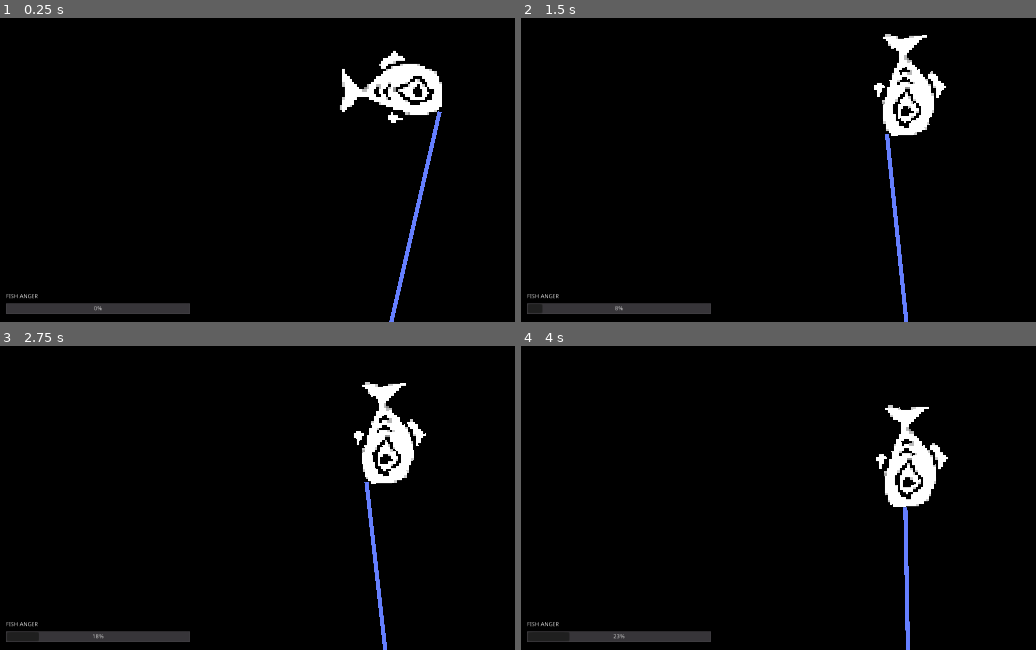
Above: before the commit, frames 1-4 (two rows, left to right).
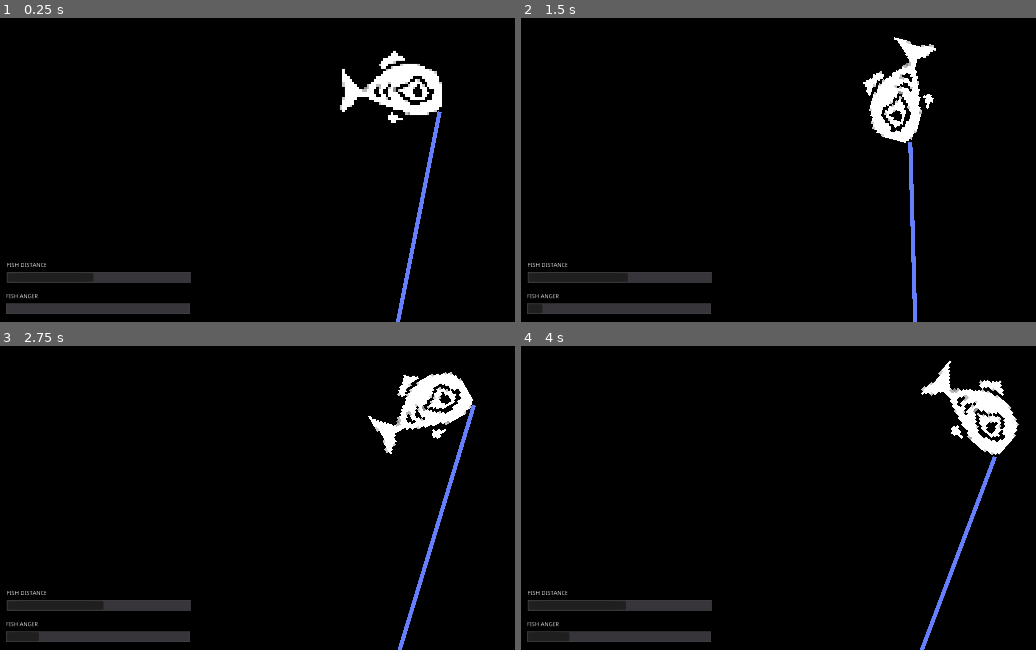
Above: after the commit, the same moments.

Repository: henryTschudy/AnglersDeep
Game: Godot game, scene res://scenes/reel_scene.tscn
The game is run twice, just before and just after one commit, with the same random seed, the same clock (stepped at 60 frames per second) and the same inputs. This scene is started directly instead of the project's main scene.
Inputs (mouse positions are in pixels of both pictures, inside the frame that each line leads up to):
- Up to frame 1 (0.25 s): no input
- Up to frame 2 (1.5 s): tap Enter at 0.5 s; move the mouse to (outside the picture) at 0.52 s; press the mouse at (outside the picture) at 0.53 s; hold D (move_right) 0.53-1.25 s; release the mouse at (outside the picture) at 1.25 s; drag from (757, 118) to (881, 188) at 1.27 s
- Up to frame 3 (2.75 s): move the mouse to (outside the picture) at 2.02 s; press the mouse at (outside the picture) at 2.03 s; hold D (move_right) from 2.03 s (still down)
- Up to frame 4 (4 s): release D (move_right) at 2.75 s; release the mouse at (outside the picture) at 2.75 s; drag from (881, 516) to (680, 358) at 2.77 s; move the mouse to (outside the picture) at 3.52 s; hold A (move_left) from 3.53 s (still down); hold Space (move_stop) from 3.53 s (still down); click (outside the picture) at 3.8 s

The runs differ from the first frame. In frame 1, 2.2% of the frame differs, in the area x 1-86%, y 32-100%; in frame 2, 4.6%; in frame 3, 6.2%; in frame 4, 6.6%, in the area x 1-97%, y 4-100%.

Commit message:
reeling game fixed in overworld, made fish movement a bit nicer
I also changed winning and losing to be based on distance rather than screen edges since I've been getting the impression people would prefer that and added a distance meter so it's readable.  I think win conditions are working properly,  but it needs more testing. Still haven't figured out the slingshot problem.

Diff:
--- a/scenes/reel_scene.tscn
+++ b/scenes/reel_scene.tscn
@@ -40,20 +40,24 @@
 }
 
 [node name="fish_swim_timer" type="Timer" parent="fish"]
+wait_time = 0.75
 autostart = true
 __meta__ = {
 "_editor_description_": "sets the speed at which the fish changes directions"
 }
 
 [node name="line" type="Line2D" parent="."]
-position = Vector2( 628.99, 558.355 )
-points = PoolVector2Array( 305.198, 564.015, 429.948, 12.7706 )
+points = PoolVector2Array( 952, 1119, 1064, 570 )
+__meta__ = {
+"_editor_description_": "Move the points, NOT the whole object, or you will cause issues with the win condition! Position shoud remain at (0,0)."
+}
 
 [node name="fish_anger_bar" type="ProgressBar" parent="."]
 margin_left = 17.0
 margin_top = 1033.0
 margin_right = 463.0
 margin_bottom = 1063.0
+percent_visible = false
 __meta__ = {
 "_edit_use_anchors_": false
 }
@@ -67,3 +71,23 @@
 __meta__ = {
 "_edit_use_anchors_": false
 }
+
+[node name="fish_distance_bar" type="ProgressBar" parent="."]
+margin_left = 19.0
+margin_top = 958.0
+margin_right = 465.0
+margin_bottom = 988.0
+percent_visible = false
+__meta__ = {
+"_edit_use_anchors_": false
+}
+
+[node name="RichTextLabel" type="RichTextLabel" parent="fish_distance_bar"]
+margin_left = 1.83778
+margin_top = -20.9996
+margin_right = 152.838
+margin_bottom = -0.999634
+text = "FISH DISTANCE"
+__meta__ = {
+"_edit_use_anchors_": false
+}
--- a/scenes/slingshot_scene.tscn
+++ b/scenes/slingshot_scene.tscn
@@ -47,4 +47,3 @@
 shape = SubResource( 2 )
 
 [node name="Camera2D" type="Camera2D" parent="."]
-current = true
--- a/scripts/fish.gd
+++ b/scripts/fish.gd
@@ -1,17 +1,24 @@
 extends KinematicBody2D
 
 var FISH_ANGER_INCREMENT = 10
+var FISH_TURN_SLOWNESS = 5
+var FISH_AWAY_TENDENCY = 0.5 #tendency for the fish to swim away from the line, keep this number pretty low
+var WIN_DISTANCE = 150
+var LOSS_DISTANCE = 1000
 
 onready var fish_state_timer = get_node("fish_state_timer")
 onready var fish_swim_timer = get_node("fish_swim_timer")
+onready var line = get_node("../line")
 
 var screen_size = Vector2(0,0)
 
+var hook_offset_base_y = 0
 var hook_offset = Vector2(0,0)
 var reel_state = false
 
 var fish_type
 
+var fish_direction_target
 var fish_direction
 var fish_speed
 var fish_anger
@@ -21,13 +28,15 @@
 
 # Called when the node enters the scene tree for the first time.
 func _ready():
-	screen_size.x = get_viewport().get_visible_rect().size.x # Get width
-	screen_size.y = get_viewport().get_visible_rect().size.y # Get height
+	screen_size.x = get_viewport().get_visible_rect().size.x #* get_parent().scale # Get width
+	screen_size.y = get_viewport().get_visible_rect().size.y #* get_parent().scale # Get height
 
 	hook_offset = Vector2(100, 35)
+	hook_offset_base_y = hook_offset.y
 	fish_state_timer.connect("timeout",self,"on_fish_state_timer_timeout")
 	fish_swim_timer.connect("timeout",self,"on_fish_swim_timer_timeout")
 	fish_direction = Vector2(0,0)
+	fish_direction_target = Vector2(0,0)
 	fish_speed = 1
 	fish_anger = 0
 
@@ -44,8 +53,9 @@
 		fish_swim()
 
 func fish_swim():
+	fish_direction = (fish_direction + fish_direction_target/FISH_TURN_SLOWNESS).normalized()
 	move_fish(fish_speed, fish_direction)
-	check_offscreen()
+	check_win_loss_condition()
 
 func fish_get_dragged():
 	move_fish(fish_speed, fish_direction)
@@ -54,8 +64,13 @@
 func move_fish(move_speed, move_direction):
 	#print(move_speed)
 	#print(move_direction)
+	if fish_direction.x < 0:
+		set_fish_flipped(true)
+	else:
+		set_fish_flipped(false)
+
 	rotation = move_direction.angle()
-	move_and_slide(move_speed*move_direction)
+	move_and_slide(get_parent().scale.x * move_speed*move_direction)
 
 func on_fish_state_timer_timeout():
 	reel_state = !reel_state
@@ -68,17 +83,20 @@
 
 func on_fish_swim_timer_timeout():
 	#print(fish_swim_timer.paused)
-	fish_direction = Vector2( rand_range(0,2)-1, rand_range(0,2)-rand_range(1,3) ).normalized() #tendency to go upward
+	#fish_direction = Vector2( rand_range(0,2)-1, rand_range(0,2)-rand_range(1,3) ).normalized() #tendency to go upward
+	var fish_direction_target_base = ( Vector2(rand_range(-1,1), rand_range(-1,1)) ).normalized()
+	var fish_direction_target_addon = FISH_AWAY_TENDENCY * ( position - line.points[0] ).normalized()
+	fish_direction_target = (fish_direction_target_base + fish_direction_target_addon).normalized()
 	fish_speed = rand_range(50,200)
 
-func check_offscreen(): #will need to redo this to be more flexible
+func check_win_loss_condition(): #will need to redo this to be more flexible
 	#if (position + hook_offset).x >= screen_size.x || (position + hook_offset).x <= 0:
 	#	fish_direction.x = -fish_direction.x
 	#if (position + hook_offset).y >= screen_size.y || (position + hook_offset).y <= 0:
 	#	fish_direction.y = -fish_direction.y
-	if (position + hook_offset).x >= screen_size.x || (position + hook_offset).x <= 0 || (position + hook_offset).y <= 0:
+	if get_fish_distance() > (LOSS_DISTANCE * get_parent().scale.x):
 		fish_escaped = true
-	elif (position + hook_offset).y >= screen_size.y: #for now, winning just checks if fish goes offscreen downward
+	elif get_fish_distance() < (WIN_DISTANCE * get_parent().scale.x): #for now, winning just checks fish distance from line base
 		fish_caught = true
 
 func set_fish_type(given_fish_type):
@@ -86,3 +104,13 @@
 
 func get_fish_type():
 	return fish_type
+
+func get_fish_distance():
+	return (position + hook_offset).distance_to(line.points[0]) * get_parent().scale.x
+
+func set_fish_flipped(flip_state):
+	get_node("fish_sprite").set_flip_v(flip_state)
+	if (flip_state):
+		hook_offset.y = -1*hook_offset_base_y
+	else:
+		hook_offset.y = hook_offset_base_y
--- a/scripts/reel_scene_manager.gd
+++ b/scripts/reel_scene_manager.gd
@@ -5,11 +5,12 @@
 var DRAG_SPEED = 65
 var DRAG_SPEED_SWIM = 45
 
-var screen_size = Vector2(0,0)
+#var screen_size = Vector2(0,0)
 
 onready var fishy = get_node("fish")
 onready var line = get_node("line")
 onready var fish_anger_bar = get_node("fish_anger_bar")
+onready var fish_distance_bar = get_node("fish_distance_bar")
 
 #to make fish swim in the direction it was swimming before reeling in during swim mode
 var fish_prev_direction = Vector2(0,0)
@@ -19,12 +20,15 @@
 
 # Called when the node enters the scene tree for the first time.
 func _ready():
-	screen_size.x = get_viewport().get_visible_rect().size.x # Get width
-	screen_size.y = get_viewport().get_visible_rect().size.y # Get height
+	#screen_size.x = get_viewport().get_visible_rect().size.x * get_parent().scale.x # Get width
+	#screen_size.y = get_viewport().get_visible_rect().size.y * get_parent().scale.y # Get height
+	fish_distance_bar.min_value = fishy.WIN_DISTANCE
+	fish_distance_bar.max_value = fishy.LOSS_DISTANCE
 
 # Called every frame. 'delta' is the elapsed time since the previous frame.
 func _process(delta):
-	line.points[1] = fishy.global_position + fishy.hook_offset.rotated(fishy.fish_direction.angle()) - line.global_position
+	line.points[1] = fishy.position + fishy.hook_offset.rotated(fishy.fish_direction.angle()) - line.position
+	fish_distance_bar.set_value(fishy.get_fish_distance())
 	if fishy_angry:
 		fishy.fish_anger += fishy.FISH_ANGER_INCREMENT * delta
 		fish_anger_bar.set_value(fishy.fish_anger)
@@ -37,14 +41,14 @@
 func _unhandled_input(_event):
 	if Input.is_action_pressed("reel_in"):
 		if fishy.reel_state:
-			fishy.fish_direction = (fishy.global_position.direction_to(line.points[0] + line.global_position)).normalized()
+			fishy.fish_direction = (fishy.position.direction_to(line.points[0] + line.position)).normalized()
 			fishy.fish_speed = DRAG_SPEED
 			#print(line.points[0] + line.global_position)
 			#print("reeling in")
 		else:
 			fish_prev_direction = fishy.fish_direction
 			fish_prev_speed = fishy.fish_speed
-			fishy.fish_direction = (fishy.global_position.direction_to(line.points[0] + line.global_position)).normalized()
+			fishy.fish_direction = (fishy.position.direction_to(line.points[0] + line.position)).normalized()
 			fishy.fish_speed = DRAG_SPEED_SWIM
 			fishy_angry = true
 
